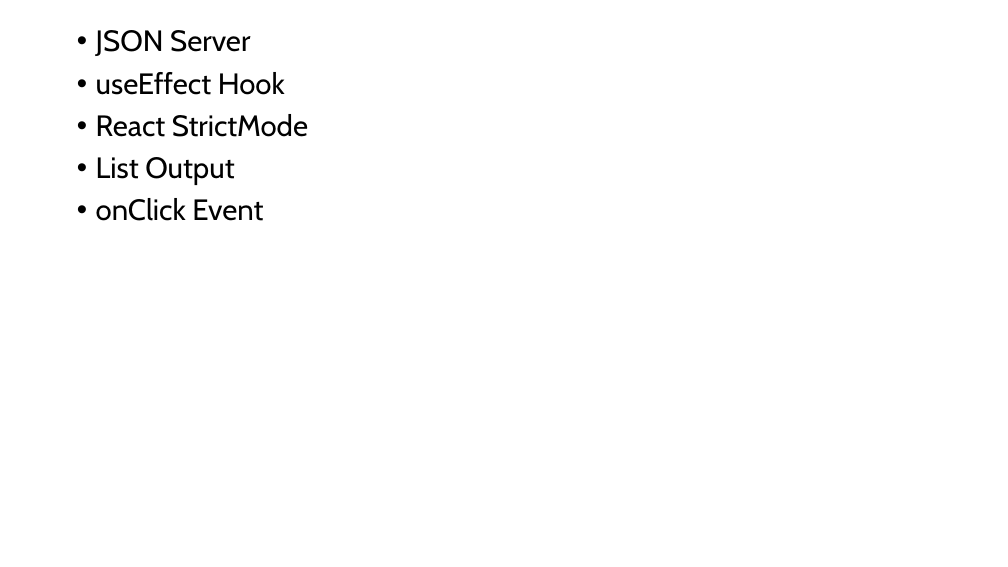
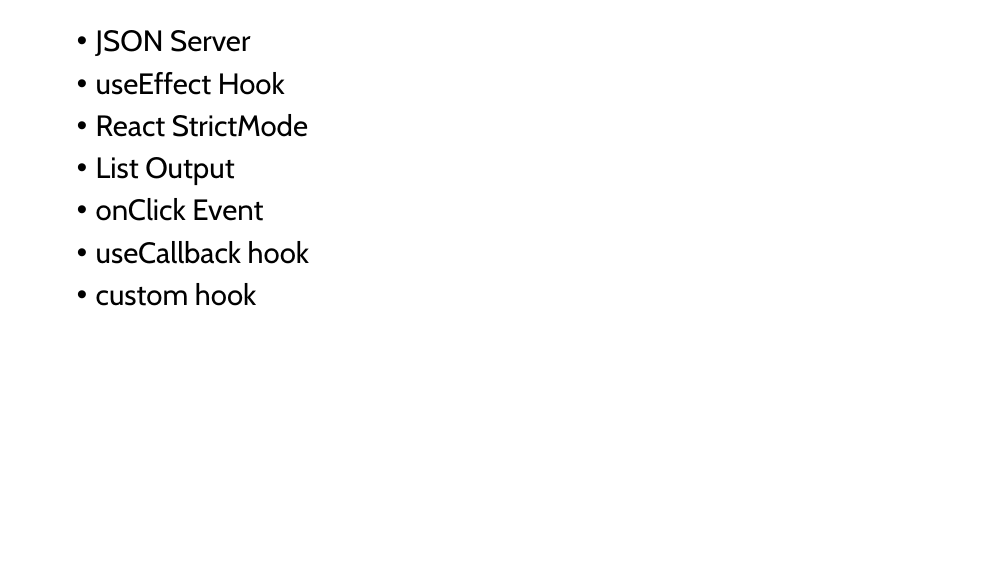
Before and after one commit to PiyushChaturvedii/Batch05, a slide deck: slide 8 of react/react.pptx. Drawn at 1008x567 pixels with LibreOffice and Linux fonts; fonts in the diff are those of the drawing. Boxes give left, top, right and bottom in pixels: in the first picture for what was removed or moved away, otherwise in the second. Text is boxed around its words. In the diff, an @@ line names an element or a change of style, - is before the commit and + after.

```diff
--- a/react/react.pptx
+++ b/react/react.pptx
@@ text at bbox=[96, 241, 309, 306]: paragraphs added @@
+• useCallback hook
+• custom hook
```
Also in this commit, not shown: 46 other files.
